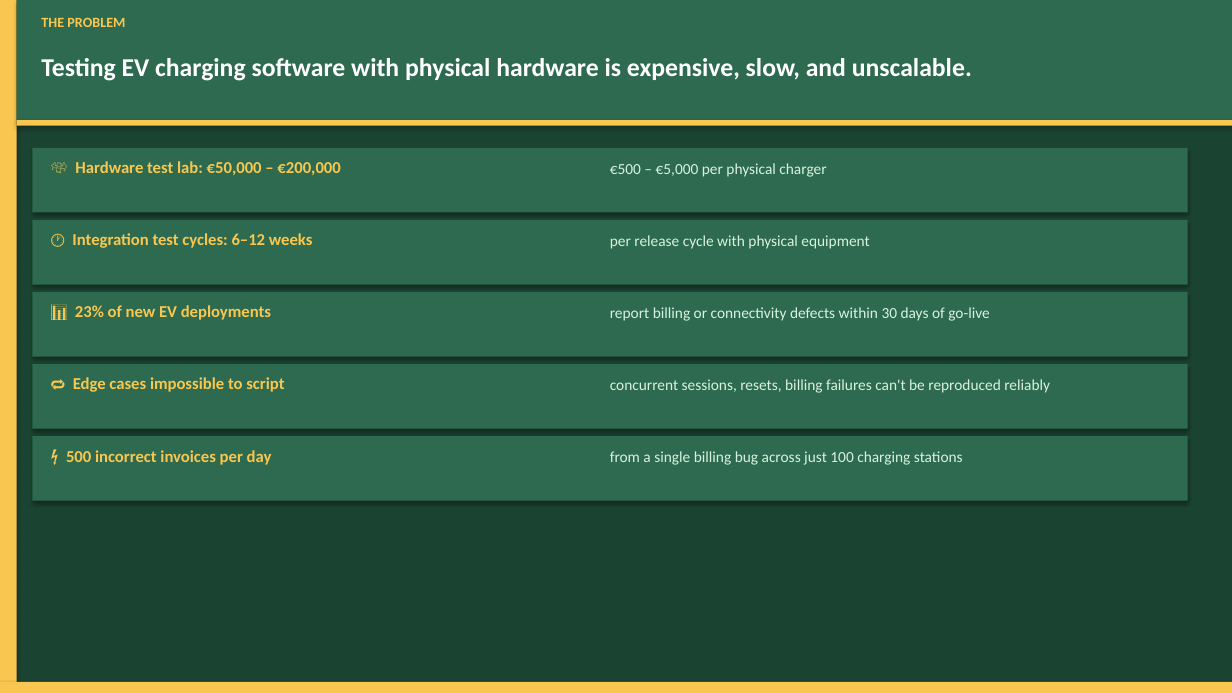
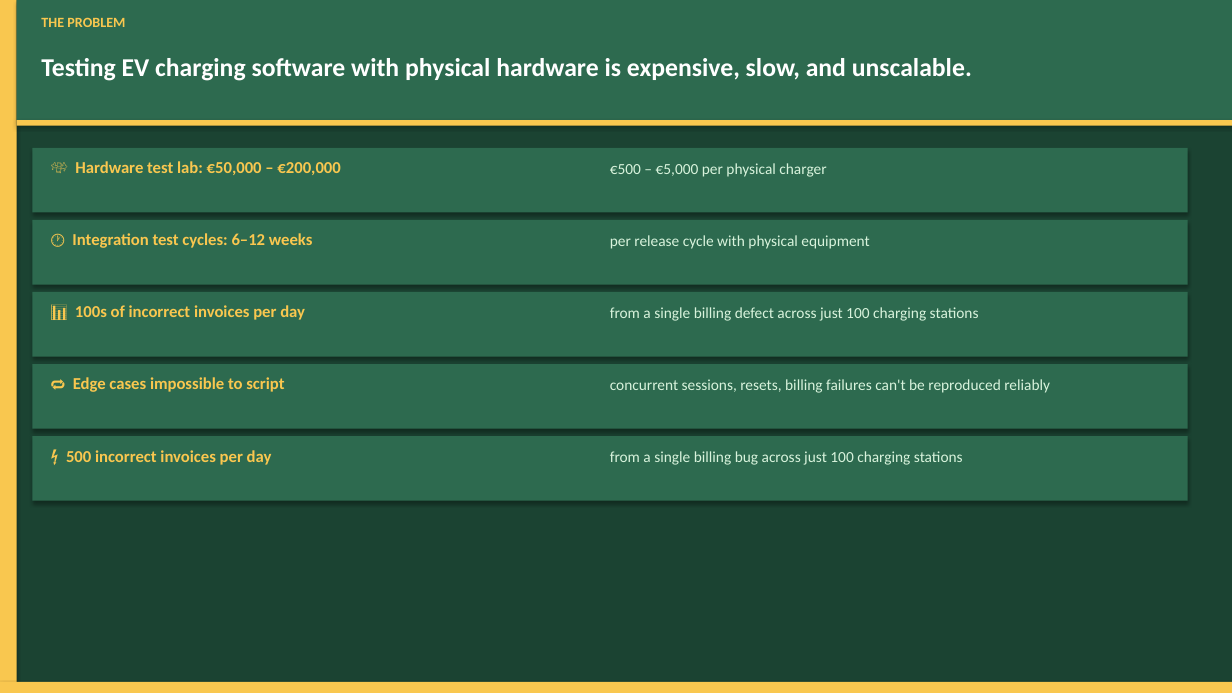
Before and after one commit to itbeans/charging-simulator, a slide deck: slide 2 of ONE_PAGER.pptx. Drawn at 1232x693 pixels with LibreOffice and Linux fonts; fonts in the diff are those of the drawing. Boxes give left, top, right and bottom in pixels: in the first picture for what was removed or moved away, otherwise in the second. Text is boxed around its words. In the diff, an @@ line names an element or a change of style, - is before the commit and + after.

```diff
--- a/ONE_PAGER.pptx
+++ b/ONE_PAGER.pptx
@@ text at [75,305,305,320]: text changed @@
-📊 23% of new EV deployments
+📊 100s of incorrect invoices per day
@@ text at [610,307,979,321]: text changed @@
-report billing or connectivity defects within 30 days of go-live
+from a single billing defect across just 100 charging stations
```
Also in this commit, not shown: 20 other files.
